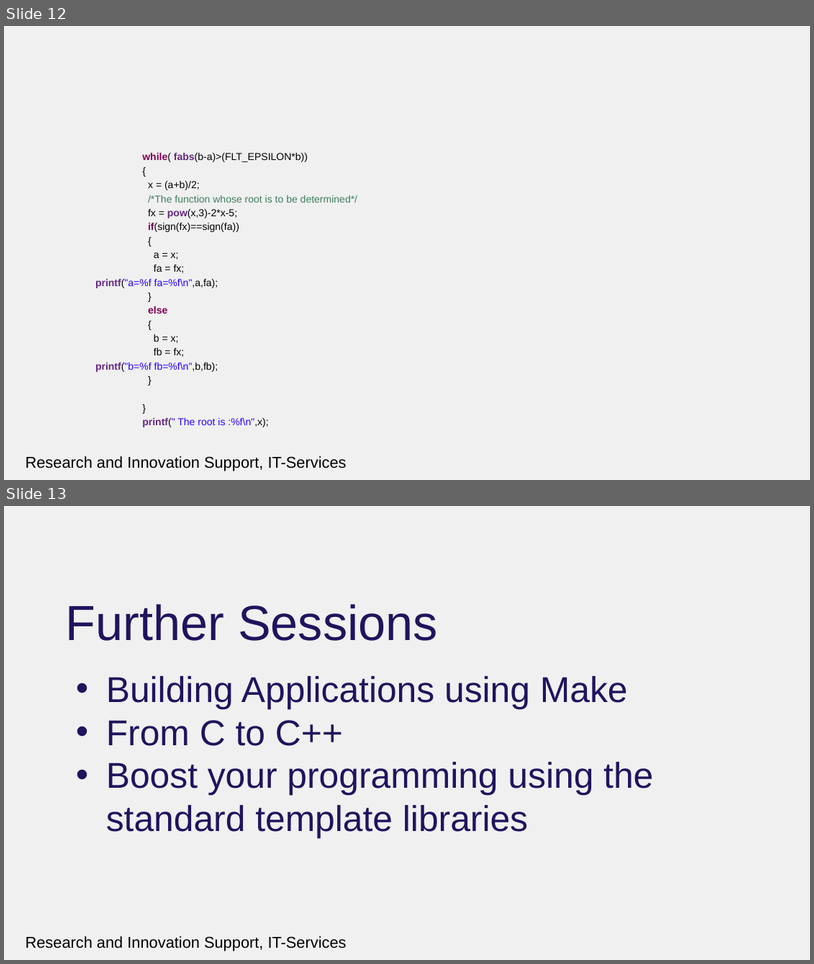
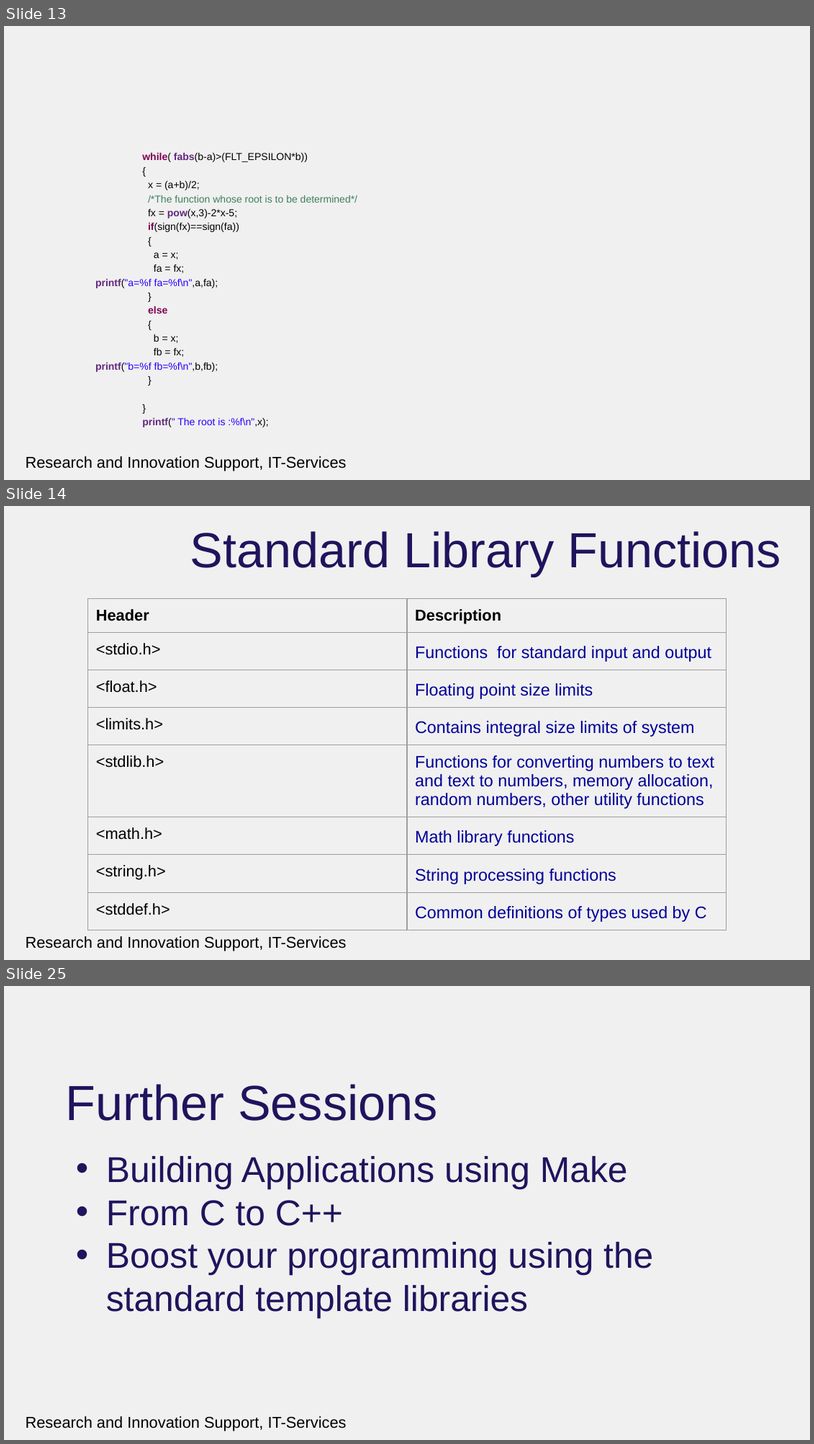
Before and after one commit to rcgsheffield/introc, a slide deck: archive/presentations/functionsandmemory.pptx. Shown one above the other, each under a label of ours: slides 12 and 13 before the commit, slides 13, 14 and 25 after it; the slides between them are not shown. The pictures are 814x964 and 814x1444 pixels, drawn with LibreOffice and Linux fonts; fonts in the diff are those of the drawing; background and template pictures are left out. Boxes give left, top, right and bottom in pixels: in the first picture for what was removed or moved away, otherwise in the second. Text is boxed around its words. In the diff, an @@ line names an element or a change of style, - is before the commit and + after.

Commit message:
further data types and file processing

```diff
--- a/archive/presentations/functionsandmemory.pptx
+++ b/archive/presentations/functionsandmemory.pptx
@@ slide 14 added at bbox=[4, 506, 810, 960], background #F0F0F0; not listed: 1 template element that a slide beside it also shows @@
@@ title added at bbox=[190, 531, 782, 576], 44 pt, text #1F145D @@
+Standard Library Functions
@@ table added at bbox=[88, 599, 727, 924], 8 rows, 2 columns @@
+Header | Description
+<stdio.h> | Functions for standard input and output
+<float.h> | Floating point size limits
+<limits.h> | Contains integral size limits of system
+<stdlib.h> | Functions for converting numbers to text and text to numbers, memory allocation, random numbers, other utility functions
+<math.h> | Math library functions
+<string.h> | String processing functions
+<stddef.h> | Common definitions of types used by C
@@ what was slide 12 is now slide 13 @@
@@ what was slide 13 is now slide 25 @@
```
Also in this commit, not shown: 12 other slides added, 1 slide removed, 17 other files.
